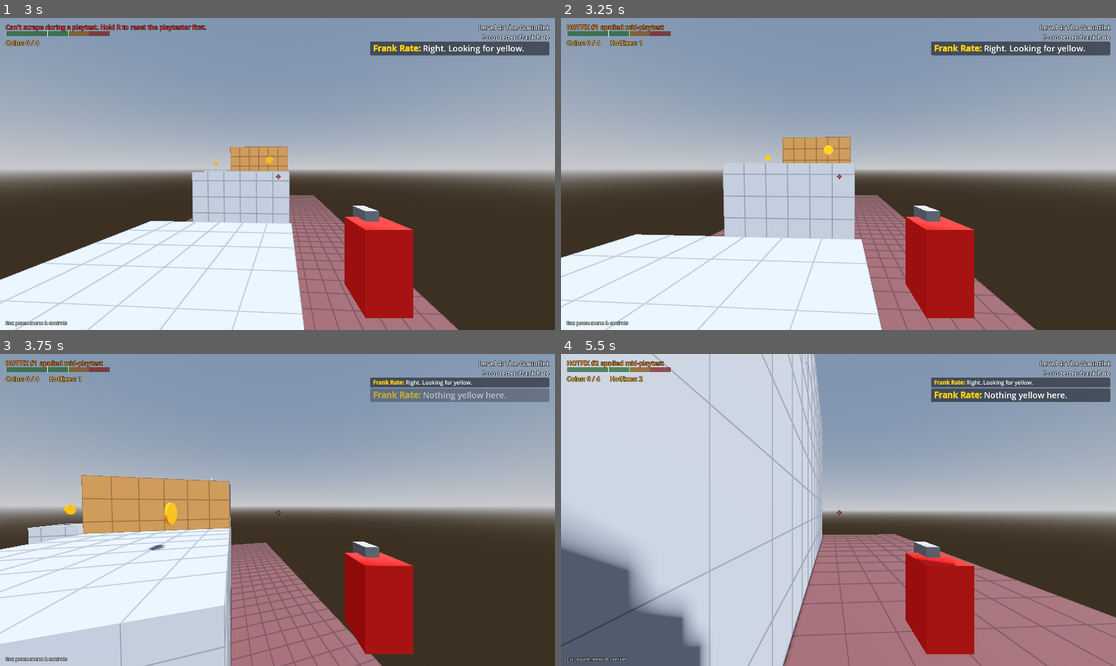
Above: before the commit, frames 1-4 (two rows, left to right).
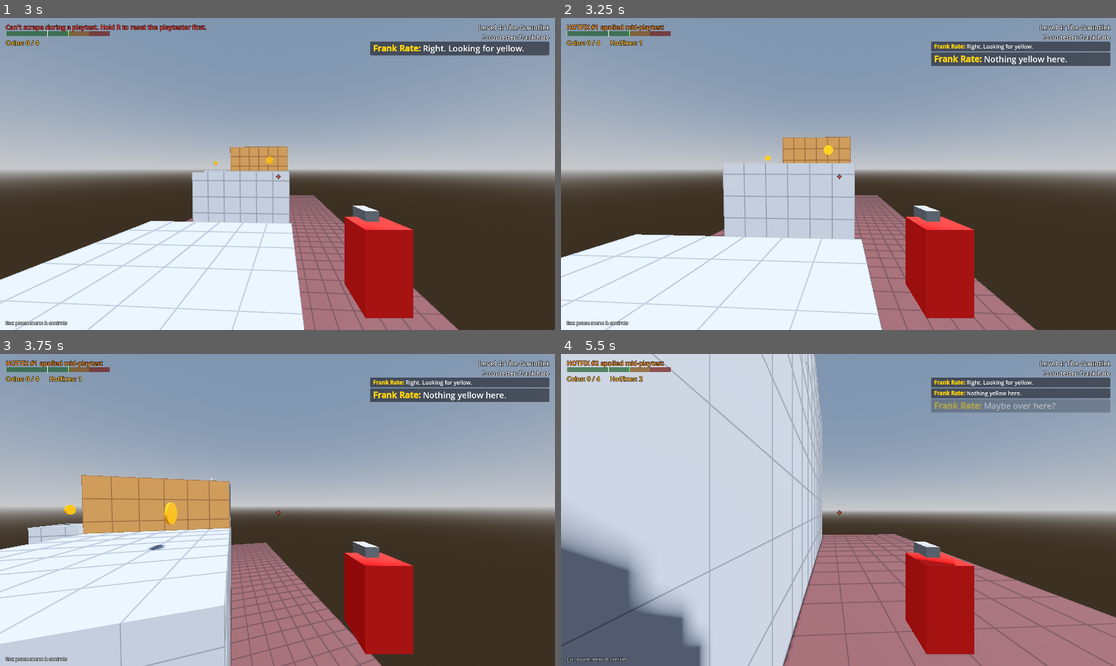
Above: after the commit, the same moments.

Repository: RSghr/yellow-paint
Game: Godot game, scene res://levels/level_04.tscn
Same seed, same stepped clock (60 frames per second), same inputs: the game is played once before the commit and once after it. This scene is started directly instead of the project's main scene.
Inputs (mouse positions are in pixels of both pictures, inside the frame that each line leads up to):
- Up to frame 1 (3 s): tap Enter (start_test) at 0.5 s; move the mouse to (305, 174) at 0.52 s; press the mouse at (305, 174) at 0.53 s; hold W (move_forward) from 0.53 s (still down); tap Space (jump) at 0.77, 0.8, 1.07, 1.35, 1.52, 1.82, 2.3 s; move the mouse to (249, 174) at 1.27 s; release the mouse at (249, 174) at 1.28 s; click (249, 174) at 1.55 s; move the mouse to (288, 167) at 2.02 s; hold Backspace (clear_paint) 2.03-2.78 s; move the mouse to (271, 180) at 2.77 s; tap Z (lock_mouse) at 2.85 s
- Up to frame 2 (3.25 s): keep holding W (move_forward); tap Space (jump) at 3.02 s; click (832, 180) at 3.05 s
- Up to frame 3 (3.75 s): keep holding W (move_forward); tap Space (jump) at 3.32 s; move the mouse to (316, 513) at 3.52 s; hold N (next_level) from 3.53 s (still down)
- Up to frame 4 (5.5 s): keep holding W (move_forward); tap Space (jump) at 3.77, 3.8, 4.07, 4.52, 4.82, 5.3 s; move the mouse to (794, 506) at 4.27 s; release N (next_level) at 4.28 s; click (794, 506) at 4.35 s; move the mouse to (844, 510) at 5.02 s; hold Right mouse button (scrape) from 5.03 s (still down); click (844, 510) at 5.17 s

Frame 1 is identical in both runs. In frame 2, 1.5% of the frame differs, in the area x 66-99%, y 8-16%; in frame 3, 1.3%; in frame 4, 1.7%, in the area x 66-99%, y 11-19%.

Commit message:
Patience trait shown as Exploration: 1★ wanders but never improvises, 3★ wanders further/longer and improvises late
Co-Authored-By: Claude Opus 5.5 <noreply@anthropic.com>
Claude-Session: https://claude.ai/code/session_01W5jG8cMnz72ugdxaP4H6QQ

Diff:
--- a/focus_group.gd
+++ b/focus_group.gd
@@ -4,7 +4,8 @@
 ## The roster. Each tester has three traits, 0 (lowest) to 2. 1 is the default playtester.
 ##   jump:     how reliable their unpainted (improvised) jumps are.  2 Precise | 1 Hit or miss | 0 Incapable
 ##   trust:    how much paint they need and how fast they decide.    2 Blind trust | 1 Thoughtful | 0 Needs a whole bucket
-##   patience: how soon they start improvising when lost.            2 Explorer | 1 Lost fast | 0 No paint, no way
+##   patience: "Exploration" on the card: how much they look around when lost, and if/when they improvise.
+##             2 Explorer (wanders far and long, improvises late) | 1 Curious | 0 No paint, no way (wanders, never improvises)
 ## Rule: a tester has at most ONE trait at 0. The operator only sees stars, never the names of the traits' values.
 ## `outlet` (a parody of a games site/magazine) and `intro` (a hint at their archetype) show on the round card.
 const ROSTER := {
@@ -19,7 +20,7 @@
 		intro = "Writes 40-page walkthroughs. A drop of paint is a rumour; he wants a puddle before he commits to anything."},
 	"Bea Tah": {jump = 1, trust = 1, patience = 2,
 		outlet = "Early Axess Weekly",
-		intro = "Has played every beta since 2009. Gets bored fast and goes looking for 'secrets' (ledges)."},
+		intro = "Has played every beta since 2009. Checks every corner for 'secrets' before trying anything risky."},
 	"Moe Cap": {jump = 0, trust = 1, patience = 1,
 		outlet = "Game Misinformer",
 		intro = "Brilliant writer, 30 years in the industry. Nobody has ever told him he can't jump."},
@@ -49,14 +50,14 @@
 		intro = "Plays on his phone during cutscenes. Follows yellow instantly, won't move an inch without it."},
 	"Mike Rotransaction": {jump = 0, trust = 1, patience = 2,
 		outlet = "Freemium Times",
-		intro = "Would pay to skip any jump. Gets bored and tries them anyway. It never works."},
+		intro = "Would pay to skip any jump. Explores every corner first, then tries one anyway. It never works."},
 }
 
-const TRAIT_LABELS := {jump = "Jump precision", trust = "Trust", patience = "Patience"}
+const TRAIT_LABELS := {jump = "Jump precision", trust = "Trust", patience = "Exploration"}
 const TRAIT_VALUES := {  ## For the docs/editor only. The game shows stars.
 	jump = ["Incapable", "Hit or miss", "Precise"],
 	trust = ["Needs a whole bucket", "Thoughtful", "Blind trust"],
-	patience = ["No paint, no way", "Lost fast", "Explorer"],
+	patience = ["No paint, no way", "Curious", "Explorer"],
 }
 const DEFAULT_TESTER := "Rhea Spawn"
 
@@ -145,7 +146,7 @@
 	return "★".repeat(value + 1) + "☆".repeat(2 - value)
 
 
-## "Jump precision ★★☆   Trust ★★★   Patience ★☆☆"
+## "Jump precision ★★☆   Trust ★★★   Exploration ★☆☆"
 static func trait_line(tester: String) -> String:
 	var p := profile(tester)
 	var parts: PackedStringArray = []
--- a/runner.gd
+++ b/runner.gd
@@ -53,6 +53,7 @@
 @export var hesitation_per_doubt := 0.9  ## Pause before jumping to a spot with only 1 splat.
 @export var leap_error := 0.7  ## Unpainted jumps are guesses: landing error in metres.
 @export var wander_limit := 3  ## Wanders on its own this many times before giving up.
+@export var wander_range := 5.0  ## Max distance of one wander walk.
 @export var patience := 8.0  ## Seconds without progress (after a full look-around) before it jumps at things unpainted.
 @export_range(0.0, 1.0, 0.05) var desperate_success_chance := 0.65  ## Chance (0-1) that an unpainted desperate jump lands. A miss falls well short.
 @export var setback_drop := 1.5  ## Landing this far below the last trusted spot (by accident) counts as a fall: retrace.
@@ -70,9 +71,10 @@
 @export var notice_rate_by_level: Array[float] = [1.2, 1.6, 2.4]
 @export var scan_time_by_level: Array[float] = [2.4, 1.8, 1.1]  ## How long its look-arounds take.
 @export var hesitation_by_level: Array[float] = [1.3, 0.9, 0.5]  ## hesitation_per_doubt.
-@export_subgroup("Patience (No paint, no way / Lost fast / Explorer)")
-@export var patience_by_level: Array[float] = [-1.0, 8.0, 3.0]  ## Seconds lost before improvising. -1 = never improvises (no desperate jumps, no leaps of faith).
-@export var wander_limit_by_level: Array[int] = [3, 3, 2]
+@export_subgroup("Exploration (No paint, no way / Curious / Explorer)")  # "patience" in the code and roster.
+@export var patience_by_level: Array[float] = [-1.0, 8.0, 16.0]  ## Seconds lost (after its wanders) before improvising. -1 = never improvises (no desperate jumps, no leaps of faith).
+@export var wander_limit_by_level: Array[int] = [3, 3, 6]  ## Look-around walks before it gives up and waits.
+@export var wander_range_by_level: Array[float] = [5.0, 5.0, 8.0]  ## How far each look-around walk can go (metres).
 
 var min_jump_splats := 1
 var trust_bonus := 0
@@ -215,6 +217,7 @@
 	patience = patience_by_level[p.patience]
 	improvises = patience >= 0.0
 	wander_limit = wander_limit_by_level[p.patience]
+	wander_range = wander_range_by_level[p.patience]
 
 
 func celebrate() -> void:
@@ -1140,7 +1143,7 @@
 	for attempt in 12:
 		var angle := attempt * TAU / 12.0
 		var dir := Vector3(cos(angle), 0, sin(angle))
-		var target := origin + dir * randf_range(2.0, 5.0)
+		var target := origin + dir * randf_range(2.0, maxf(wander_range, 2.5))
 		# Stays on roughly the same level: it won't wander down slopes on its own.
 		var y = _ground_y(space, target, origin.y, 0.3)
 		if y == null or absf(y - _home_y) > 0.3:
Not shown, changed: CLAUDE.md
Not shown, changed: docs/LEVEL_DESIGN.md
